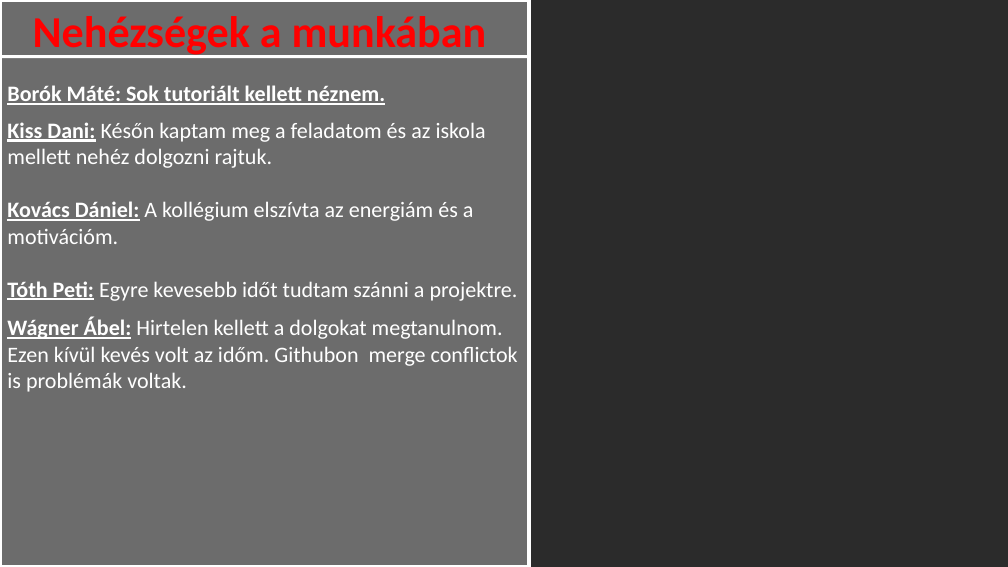
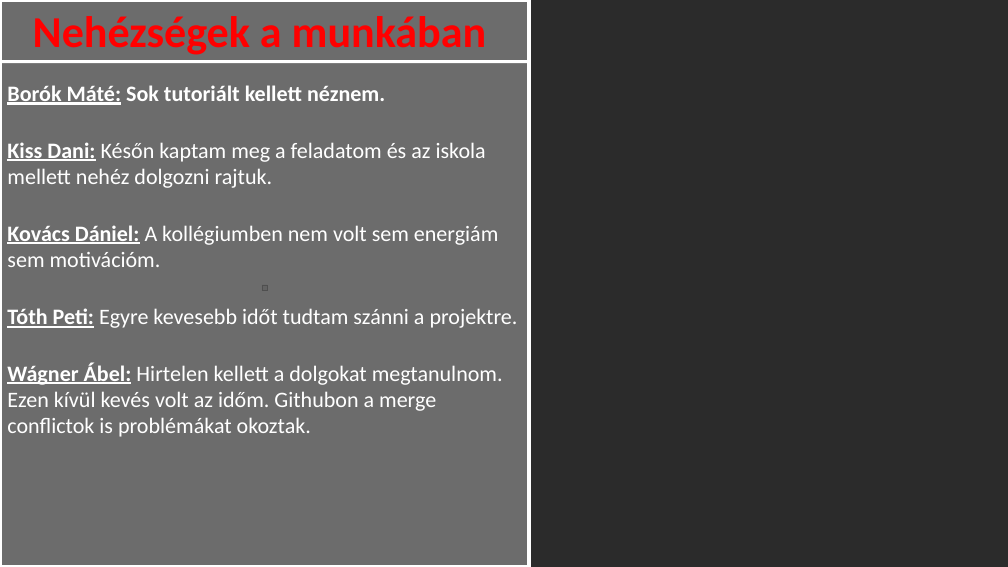
Before and after one commit to PITRv1/CollecThings, a slide deck: slide 5 of CollecThingsPresentationV2.pptx. Drawn at 1008x567 pixels with LibreOffice and Linux fonts; fonts in the diff are those of the drawing; background and template pictures are left out; a plain dark background stands for a picture behind light text. Boxes give left, top, right and bottom in pixels: in the first picture for what was removed or moved away, otherwise in the second. Text is boxed around its words. In the diff, an @@ line names an element or a change of style, - is before the commit and + after.

```diff
--- a/CollecThingsPresentationV2.pptx
+++ b/CollecThingsPresentationV2.pptx
@@ line moved from (0, 57) - (529, 57) to (0, 61) - (529, 62) @@
@@ text at (7,85,518,328): underline off in "Sok tutoriált kellett néznem."; less space between paragraphs; more space between paragraphs @@
@@ text at (7,225,498,267): text changed @@
-Kovács Dániel: A kollégium elszívta az energiám és a motivációm.
+Kovács Dániel: A kollégiumben nem volt sem energiám sem motivációm.
@@ text at (7,362,503,437): text changed @@
-Wágner Ábel: Hirtelen kellett a dolgokat megtanulnom. Ezen kívül kevés volt az időm. Githubon merge conflictok is problémák voltak.
+Wágner Ábel: Hirtelen kellett a dolgokat megtanulnom. Ezen kívül kevés volt az időm. Githubon a merge conflictok is problémákat okoztak.
```
Also in this commit, not shown: 4 other slides changed, 10 other files.
